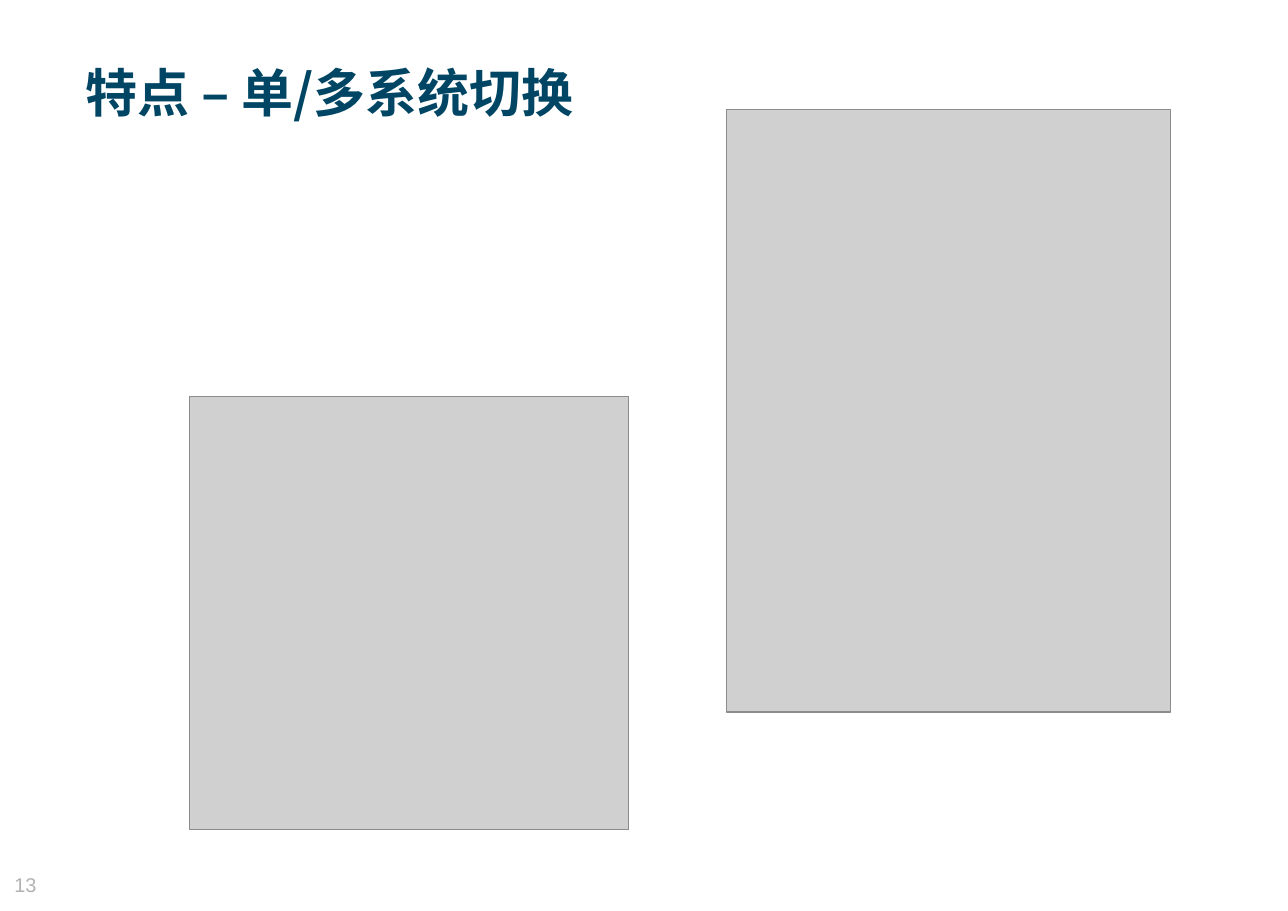
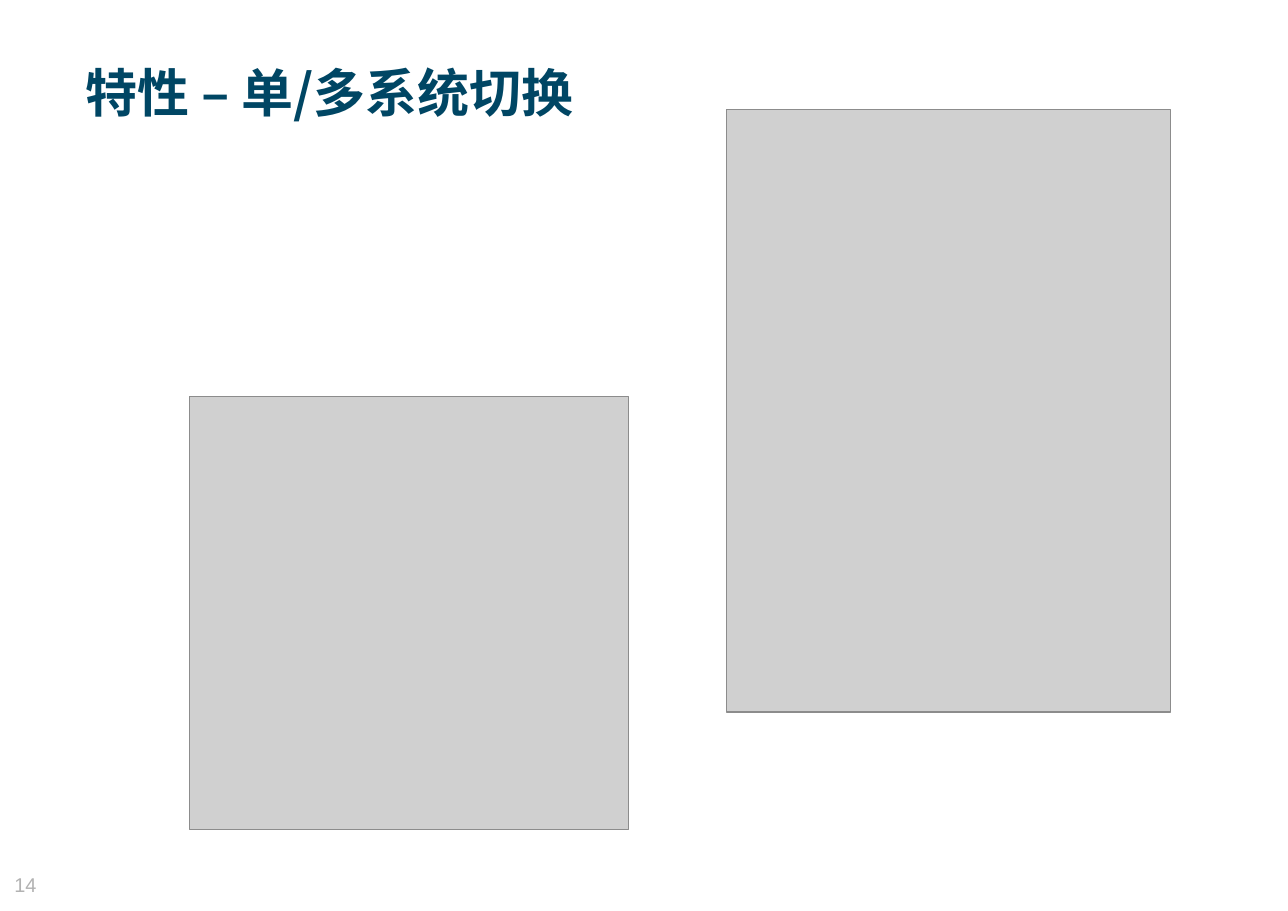
Before and after one commit to MosesZhu/Cube, a slide deck: slide 14 of Document/New Webframework Introduction.pptx (slide 13 before the commit). Drawn at 1288x911 pixels with LibreOffice and Linux fonts; fonts in the diff are those of the drawing; grey boxes stand for pictures; background and template pictures are left out. Boxes give left, top, right and bottom in pixels: in the first picture for what was removed or moved away, otherwise in the second. Text is boxed around its words. In the diff, an @@ line names an element or a change of style, - is before the commit and + after.

```diff
--- a/Document/New Webframework Introduction.pptx
+++ b/Document/New Webframework Introduction.pptx
@@ text at (86,67,574,122): text changed @@
-特点 – 单/多系统切换
+特性 – 单/多系统切换
@@ page number at (14,878,36,892): text changed @@
-13
+14
```
Also in this commit, not shown: 8 other slides changed, 1 slide added, 22 other files.
